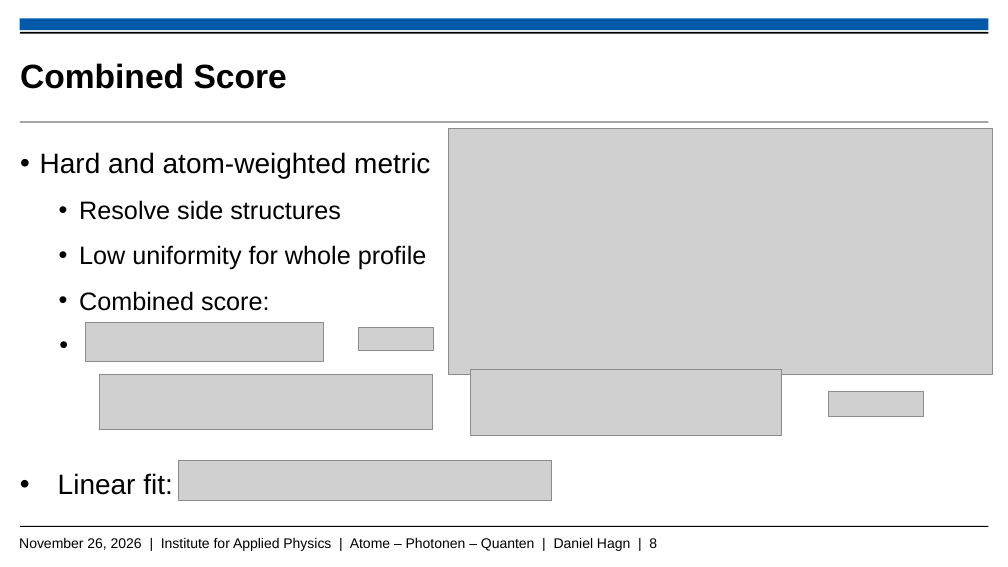
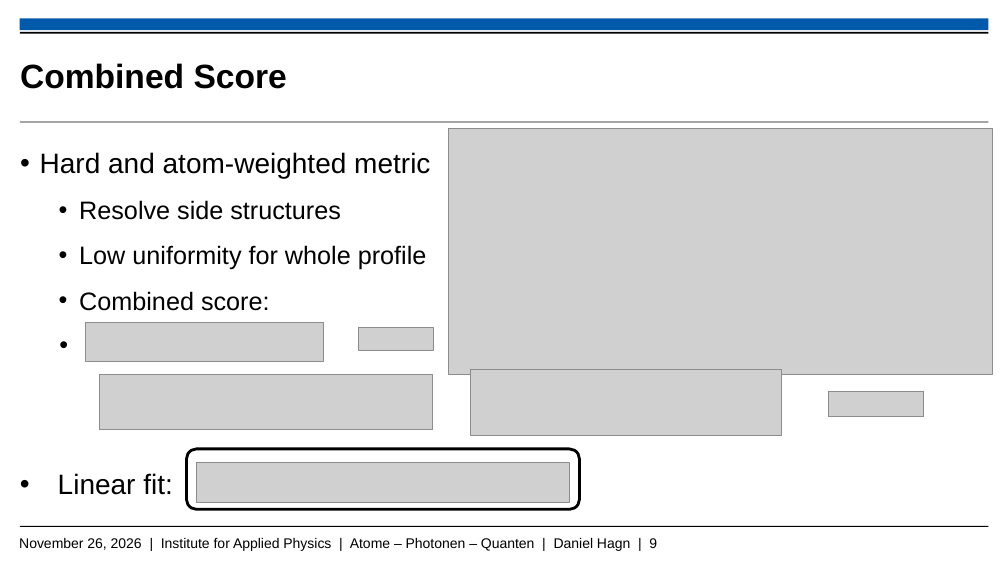
Before and after one commit to Daniel-Hagn-physik/Masterthesis_Backup, a slide deck: slide 9 of Hagn_Daniel_Mastervortrag.pptx (slide 8 before the commit). Drawn at 1008x567 pixels with LibreOffice and Linux fonts; fonts in the diff are those of the drawing; grey boxes stand for pictures; background and template pictures are left out. Boxes give left, top, right and bottom in pixels: in the first picture for what was removed or moved away, otherwise in the second. Text is boxed around its words. In the diff, an @@ line names an element or a change of style, - is before the commit and + after.

```diff
--- a/Hagn_Daniel_Mastervortrag.pptx
+++ b/Hagn_Daniel_Mastervortrag.pptx
@@ rounded rectangle added at [186, 449, 580, 509], fill #FFFFFF, outline #000000 2 pt @@
@@ picture: place and size @@
-picture at [178, 461, 551, 500]
+picture at [197, 463, 570, 502]
@@ text at [19, 538, 657, 551]: text changed @@
-November 26, 2026 | Institute for Applied Physics | Atome – Photonen – Quanten | Daniel Hagn | 8
+November 26, 2026 | Institute for Applied Physics | Atome – Photonen – Quanten | Daniel Hagn | 9
```
Also in this commit, not shown: 9 other slides changed, 4 slides added, 3 slides removed.
